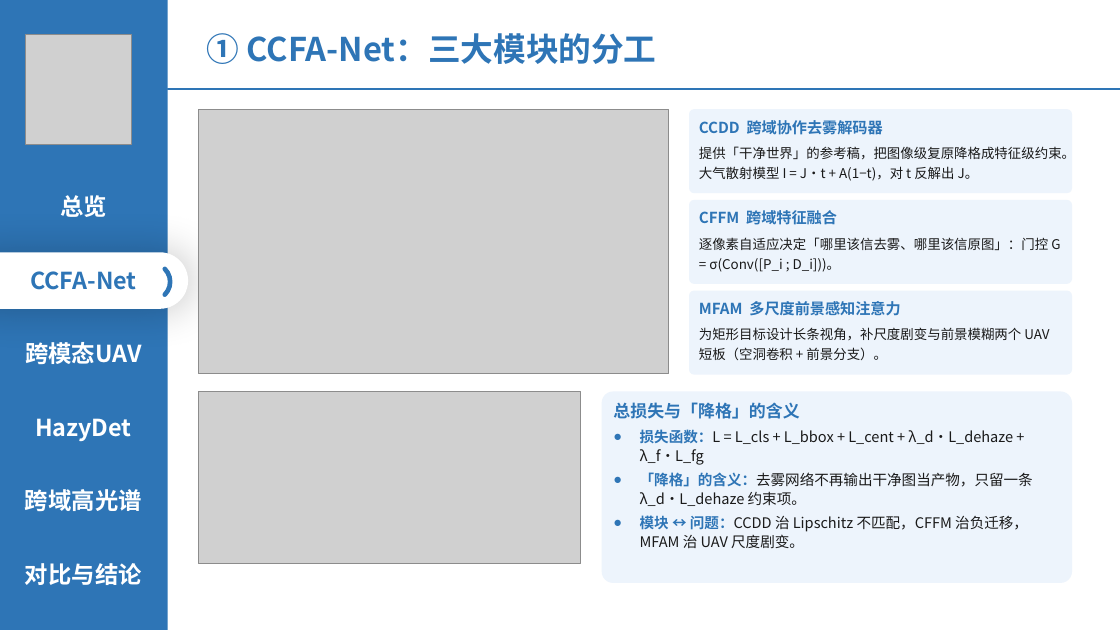
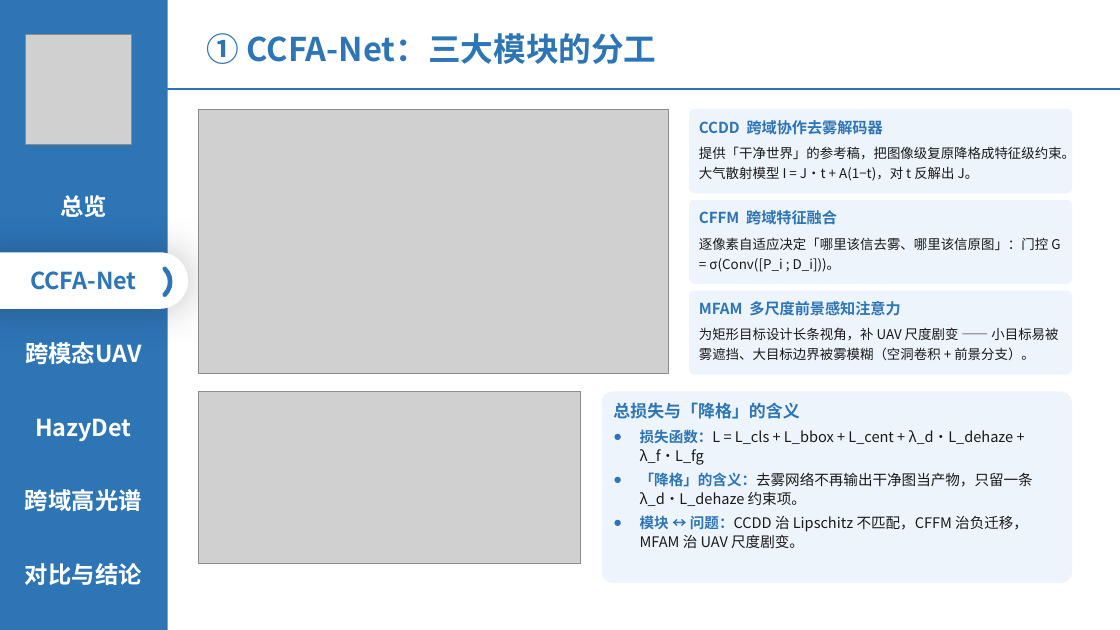
Before and after one commit to 139876/paper-notes, a slide deck: slide 6 of 论文精读/3-HazyDet精读/附件/四篇论文-组会汇报.pptx. Drawn at 1120x630 pixels with LibreOffice and Linux fonts; fonts in the diff are those of the drawing; grey boxes stand for pictures. Boxes give left, top, right and bottom in pixels: in the first picture for what was removed or moved away, otherwise in the second. Text is boxed around its words. In the diff, an @@ line names an element or a change of style, - is before the commit and + after.

```diff
--- a/论文精读/3-HazyDet精读/附件/四篇论文-组会汇报.pptx
+++ b/论文精读/3-HazyDet精读/附件/四篇论文-组会汇报.pptx
@@ text in rounded rectangle at <box>699,327,1058,360</box>: text changed @@
-为矩形目标设计长条视角，补尺度剧变与前景模糊两个 UAV 短板（空洞卷积 + 前景分支）。
+为矩形目标设计长条视角，补 UAV 尺度剧变 —— 小目标易被雾遮挡、大目标边界被雾模糊（空洞卷积 + 前景分支）。
```
Also in this commit, not shown: 1 other slide changed.
